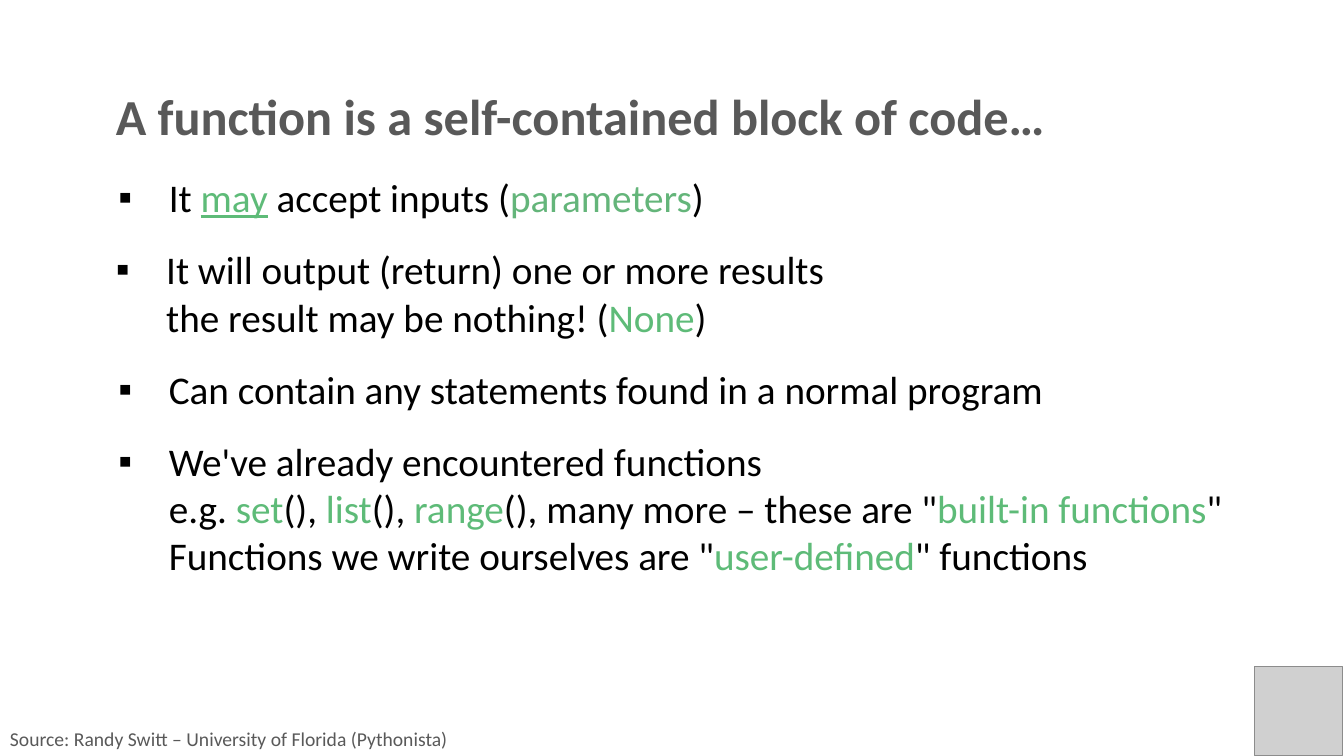
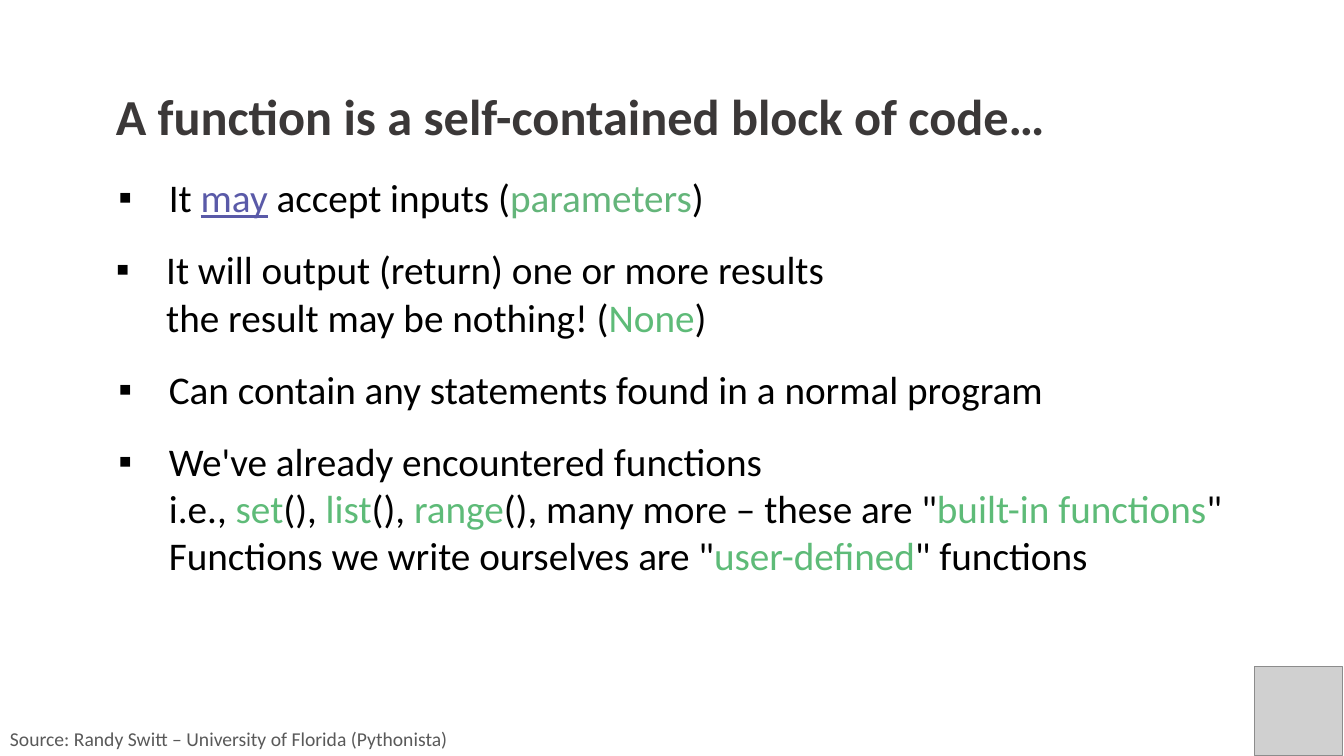
Before and after one commit to PracticumAI/python, a slide deck: slide 3 of presentations/03_functions.pptx. Drawn at 1344x756 pixels with LibreOffice and Linux fonts; fonts in the diff are those of the drawing; grey boxes stand for pictures. Boxes give left, top, right and bottom in pixels: in the first picture for what was removed or moved away, otherwise in the second. Text is boxed around its words. In the diff, an @@ line names an element or a change of style, - is before the commit and + after.

Commit message:
Updated functions .pptx to new color palette.

```diff
--- a/presentations/03_functions.pptx
+++ b/presentations/03_functions.pptx
@@ text "A function is a self-contained ..." at box(116, 99, 1044, 136): text colour #595959 to #3B3838 @@
@@ text "It may accept inputs (parameters)" at box(169, 183, 704, 219): text colour #5EBB78 to #5A5AA8 in "may" @@
@@ text at box(169, 494, 1222, 530): text changed @@
-  e.g. set(), list(), range(), many more – these are "built-in functions"
+  i.e., set(), list(), range(), many more – these are "built-in functions"
```
Also in this commit, not shown: 16 other slides changed.
